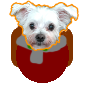
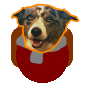
Comparing the layer stacks of the two (88, 88) images. Changes:
showed "Ace Orange" over bbox(10, 3, 80, 54)
hid "Pickles250" over bbox(9, 0, 80, 52)
